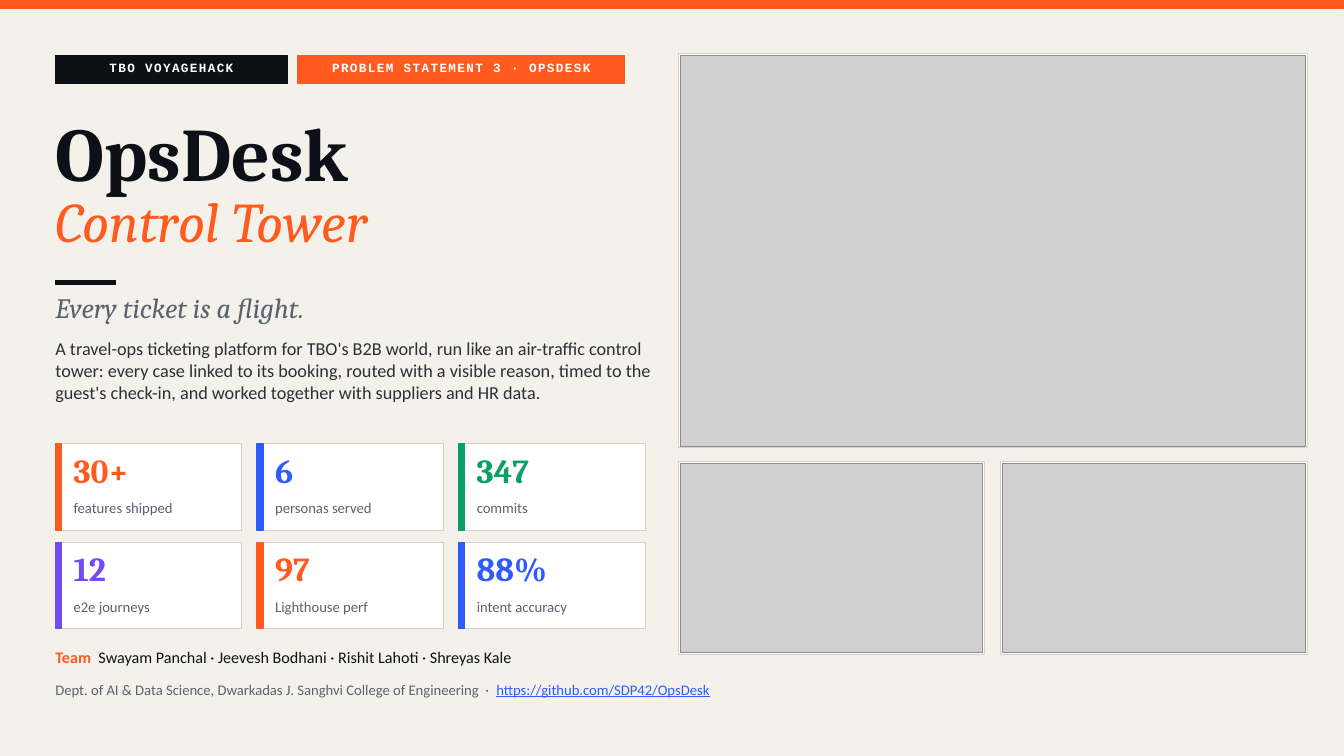
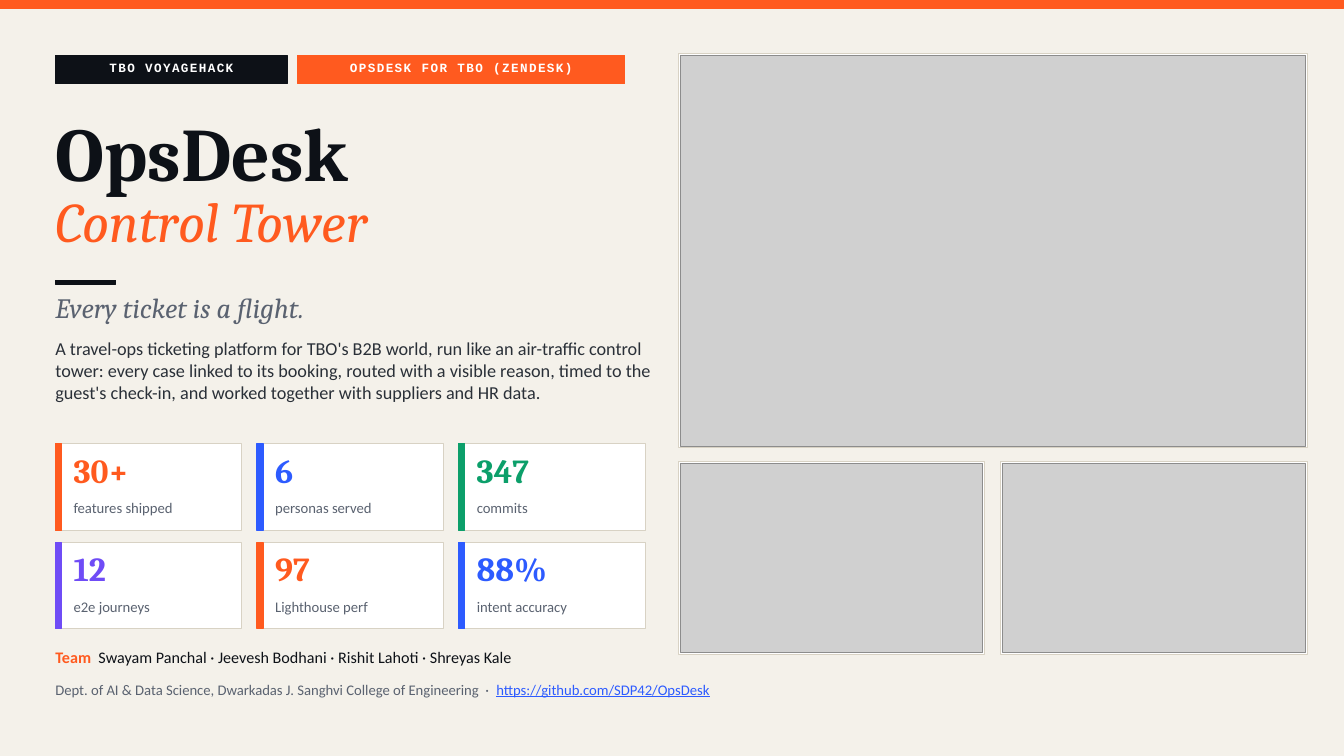
Before and after one commit to SDP42/OpsDesk, a slide deck: slide 1 of docs/presentation/OpsDesk_Idea_Submission.pptx. Drawn at 1344x756 pixels with LibreOffice and Linux fonts; fonts in the diff are those of the drawing; grey boxes stand for pictures. Boxes give left, top, right and bottom in pixels: in the first picture for what was removed or moved away, otherwise in the second. Text is boxed around its words. In the diff, an @@ line names an element or a change of style, - is before the commit and + after.

```diff
--- a/docs/presentation/OpsDesk_Idea_Submission.pptx
+++ b/docs/presentation/OpsDesk_Idea_Submission.pptx
@@ text at (350,63,572,75): text changed @@
-PROBLEM STATEMENT 3 · OPSDESK
+OPSDESK FOR TBO (ZENDESK)
```
Also in this commit, not shown: 3 other slides changed.
